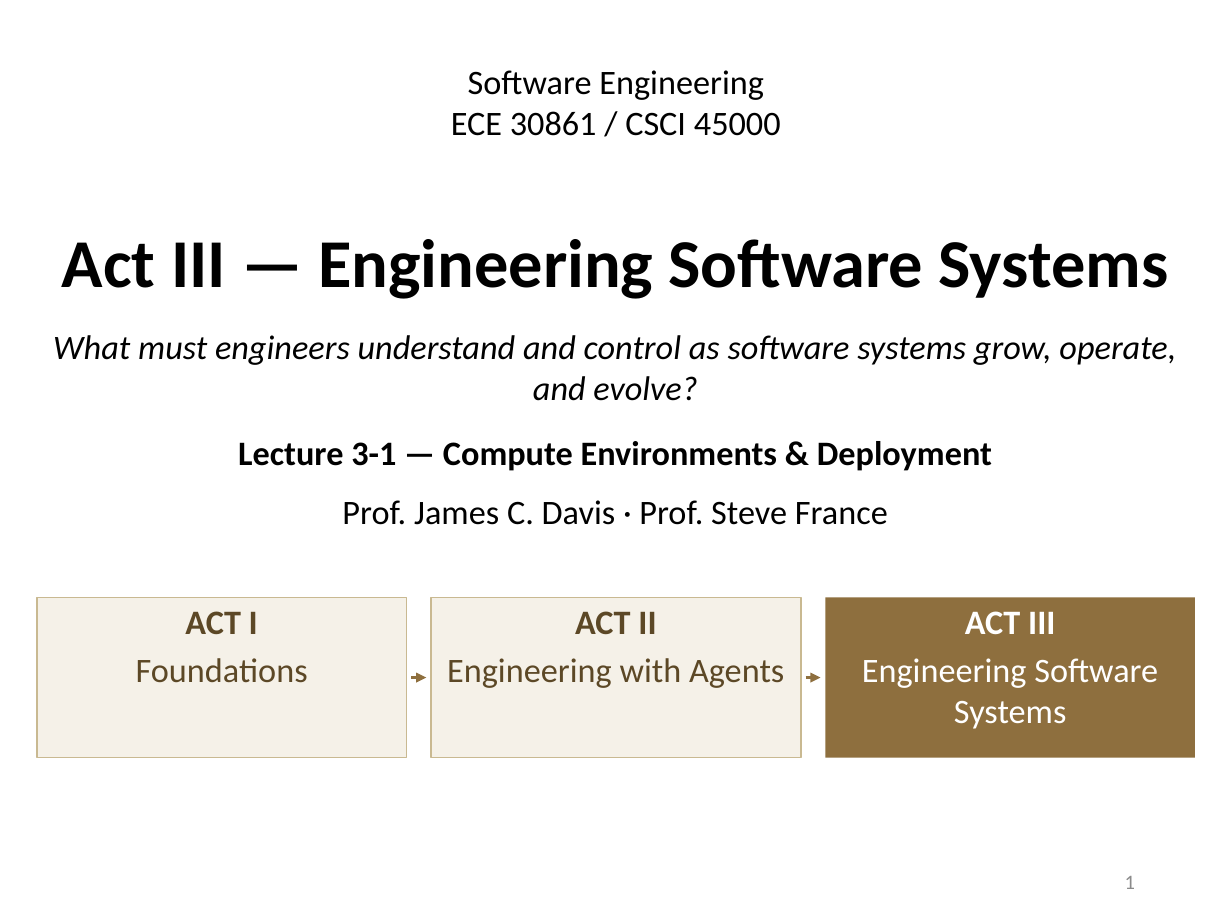
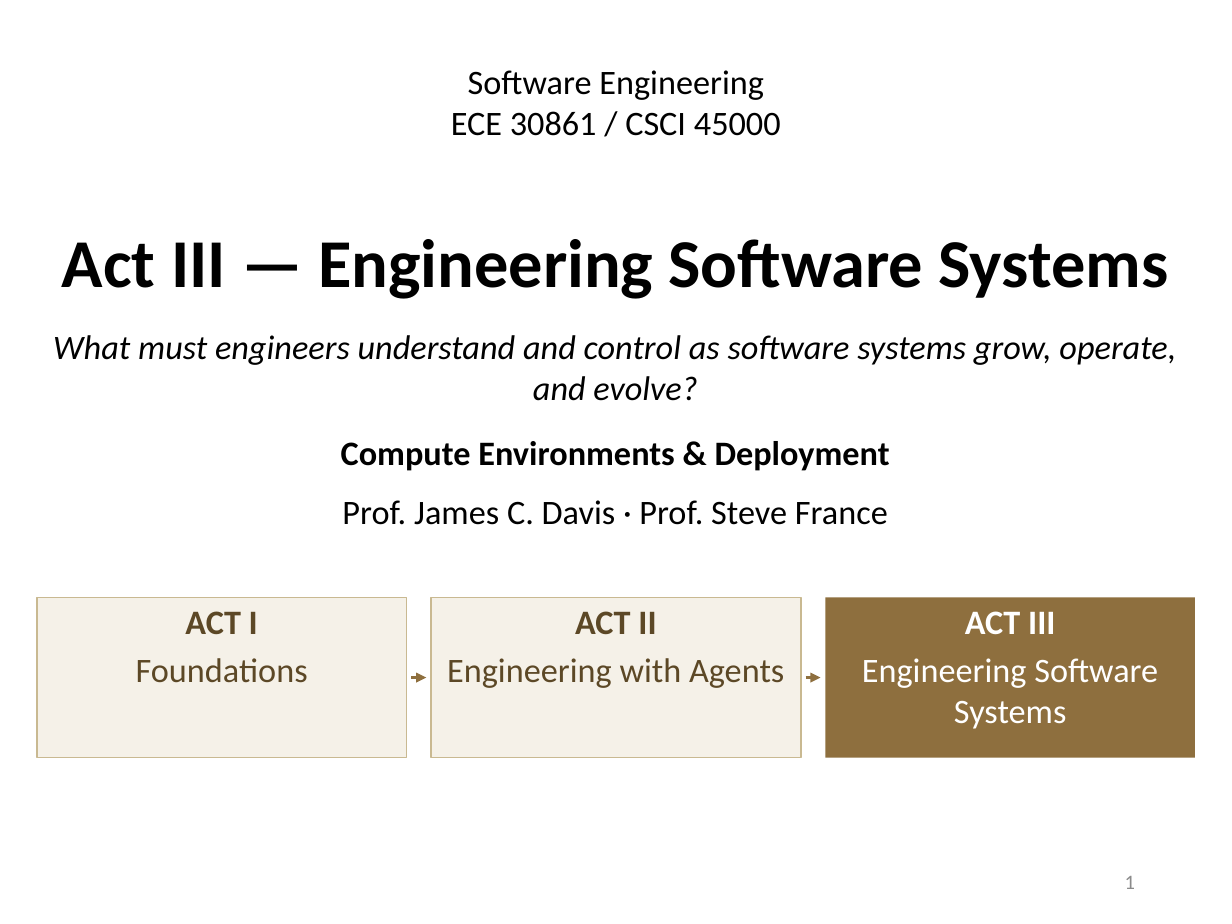
Before and after one commit to davisjam/model-based-agentic-software-engineering, a slide deck: slide 1 of course/lectures/act-3-software-in-the-world/02-compute-environments-and-data-management/3-1-Compute-Environments-and-Deployment.pptx. Drawn at 1232x924 pixels with LibreOffice and Linux fonts; fonts in the diff are those of the drawing; background and template pictures are left out. Boxes give left, top, right and bottom in pixels: in the first picture for what was removed or moved away, otherwise in the second. Text is boxed around its words. In the diff, an @@ line names an element or a change of style, - is before the commit and + after.

```diff
--- a/course/lectures/act-3-software-in-the-world/02-compute-environments-and-data-management/3-1-Compute-Environments-and-Deployment.pptx
+++ b/course/lectures/act-3-software-in-the-world/02-compute-environments-and-data-management/3-1-Compute-Environments-and-Deployment.pptx
@@ text at (341,441,890,471): text changed @@
-Lecture 3-1 — Compute Environments & Deployment
+Compute Environments & Deployment
```
Also in this commit, not shown: 7 other slides changed.
